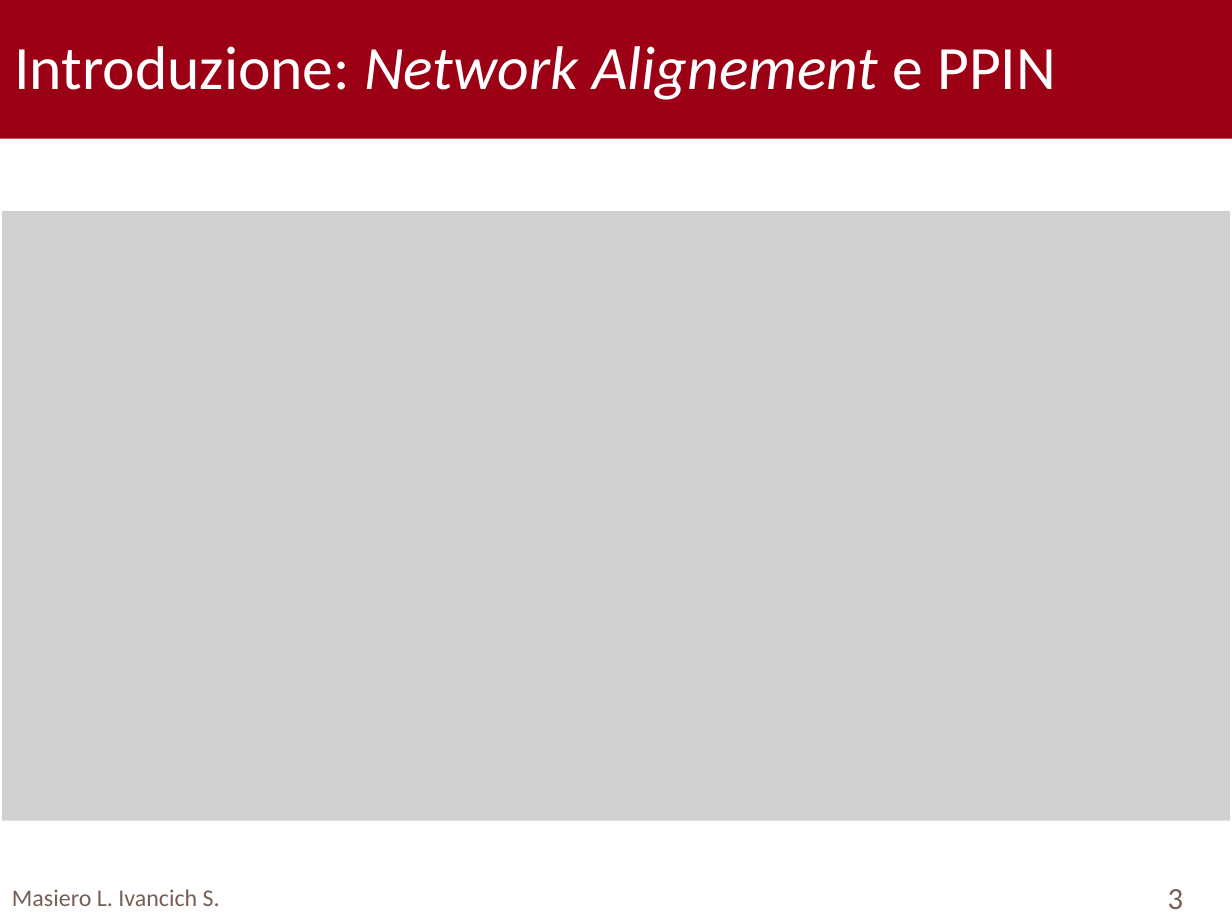
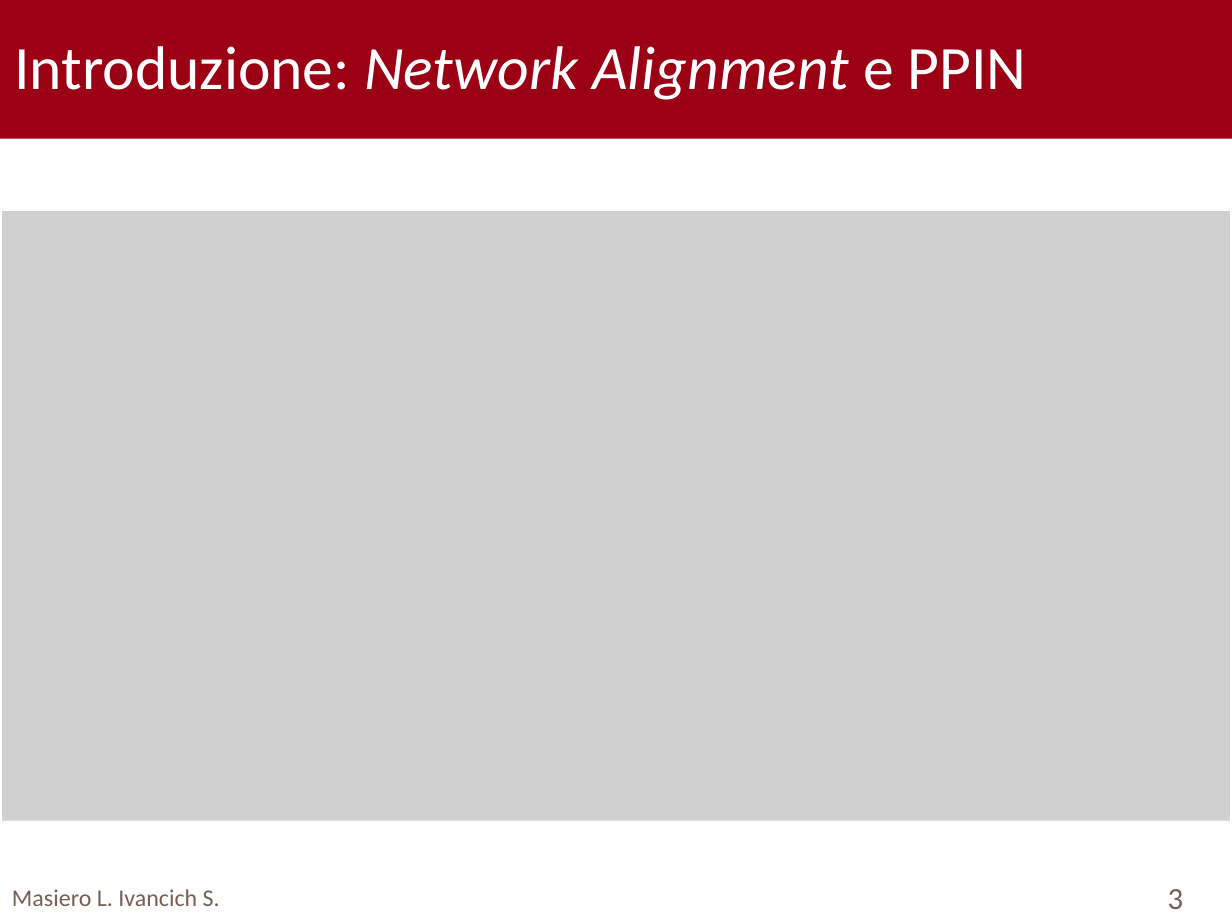
Before and after one commit to TyllanDrake/NetworkAlignment, a slide deck: slide 3 of Presentation/Presentation.pptx. Drawn at 1232x924 pixels with LibreOffice and Linux fonts; fonts in the diff are those of the drawing; grey boxes stand for pictures; background and template pictures are left out. Boxes give left, top, right and bottom in pixels: in the first picture for what was removed or moved away, otherwise in the second. Text is boxed around its words. In the diff, an @@ line names an element or a change of style, - is before the commit and + after.

```diff
--- a/Presentation/Presentation.pptx
+++ b/Presentation/Presentation.pptx
@@ text at bbox=[14, 46, 1027, 100]: text changed @@
-Introduzione: Network Alignement e PPIN
+Introduzione: Network Alignment e PPIN
```
Also in this commit, not shown: 9 other slides changed, 1 slide removed.
